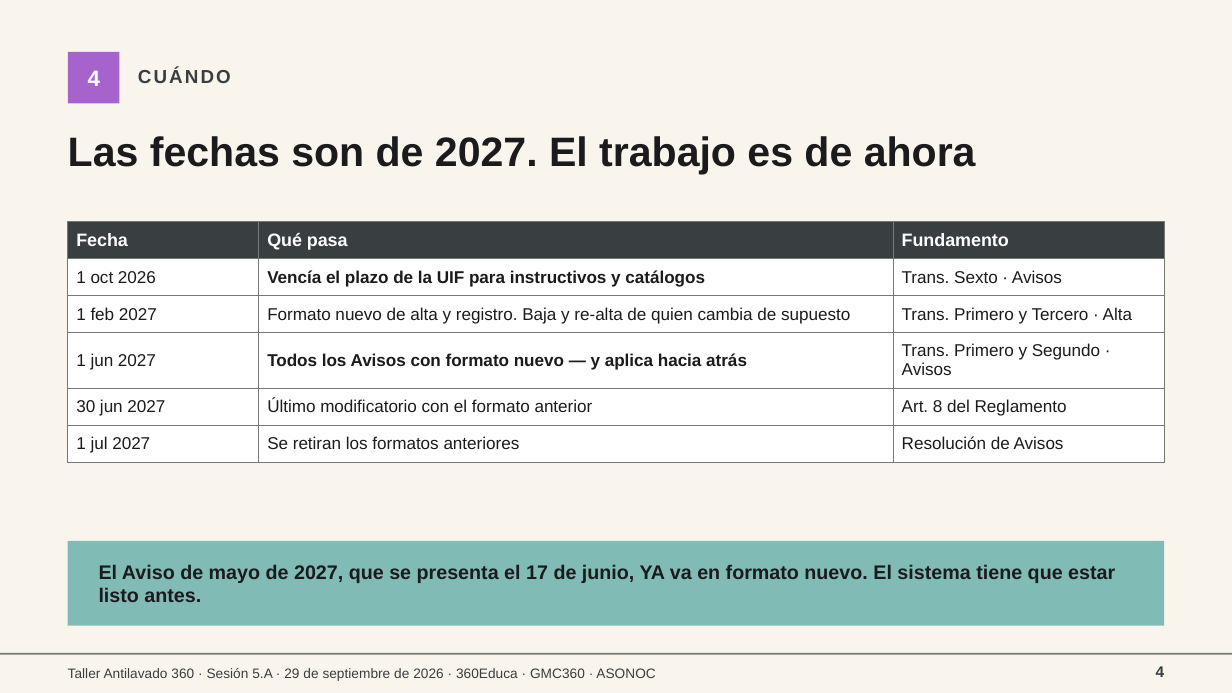
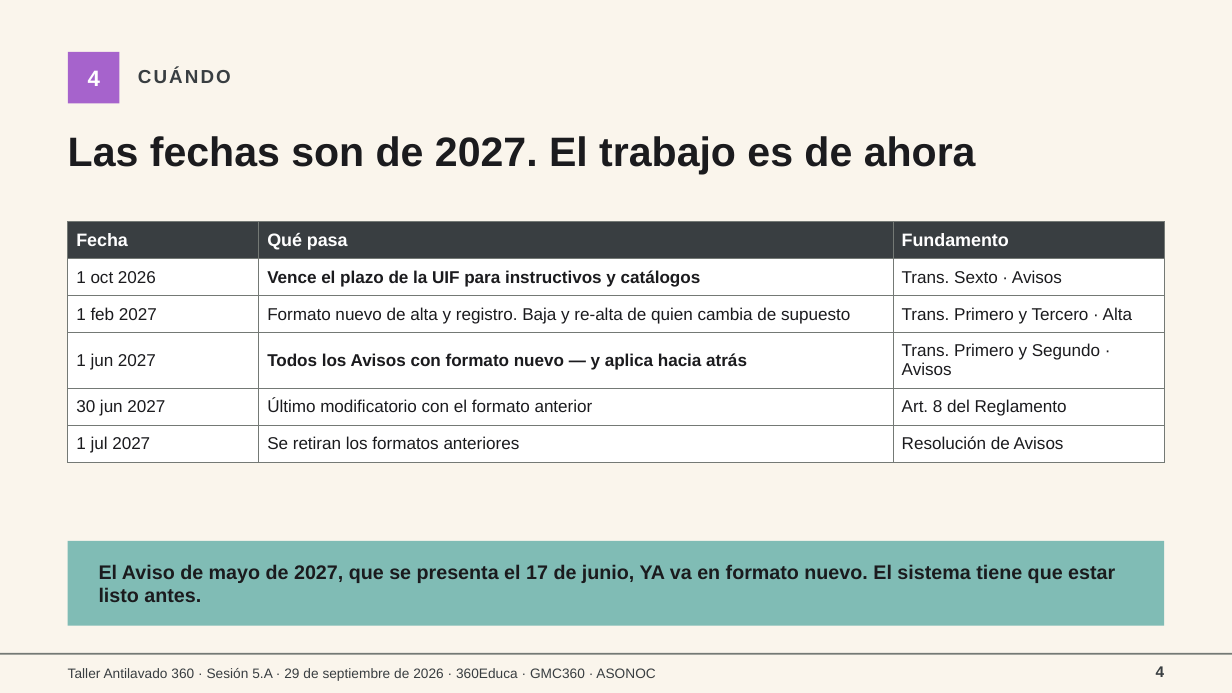
Before and after one commit to maribelvazquez/S01-TAV-IDENTIFICACION, a slide deck: slide 4 of s5a/descargables/S5A_ALU_04_Presentacion.pptx. Drawn at 1232x693 pixels with LibreOffice and Linux fonts; fonts in the diff are those of the drawing. Boxes give left, top, right and bottom in pixels: in the first picture for what was removed or moved away, otherwise in the second. Text is boxed around its words. In the diff, an @@ line names an element or a change of style, - is before the commit and + after.

```diff
--- a/s5a/descargables/S5A_ALU_04_Presentacion.pptx
+++ b/s5a/descargables/S5A_ALU_04_Presentacion.pptx
@@ table at <box>68,222,1164,457</box> @@
-row 2, column 2: Vencía el plazo de la UIF para instructivos y catálogos
+row 2, column 2: Vence el plazo de la UIF para instructivos y catálogos
```
Also in this commit, not shown: 1 other slide changed, 2 other files.
